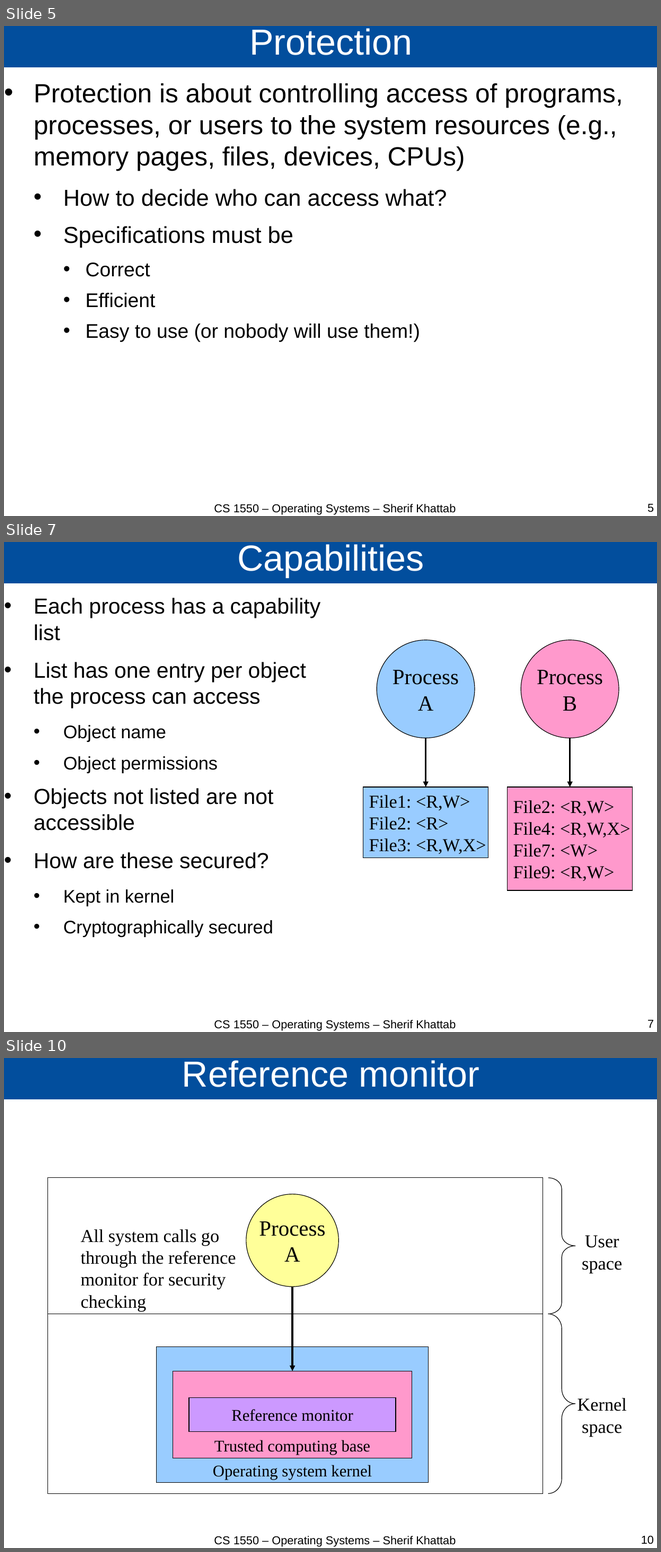
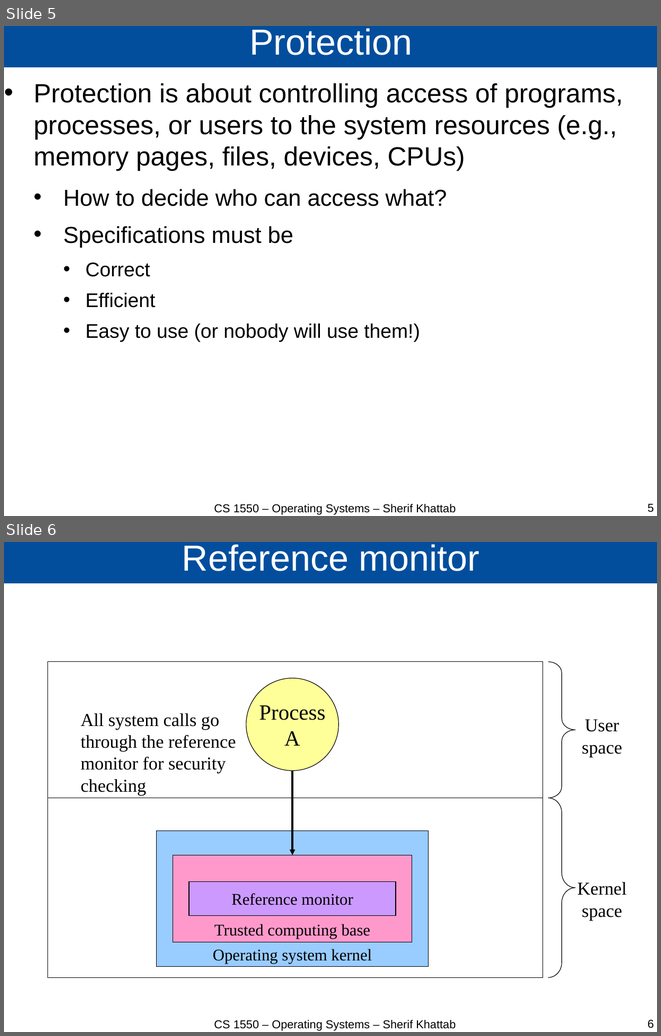
Before and after one commit to cs1550-2244/cs1550-code-handouts, a slide deck: DraftSlides/Lecture26.pptx. Shown one above the other, each under a label of ours: slides 5, 7 and 10 before the commit, slides 5 and 6 after it; the slides between them are not shown. The pictures are 661x1552 and 661x1036 pixels, drawn with LibreOffice and Linux fonts; fonts in the diff are those of the drawing. Boxes give left, top, right and bottom in pixels: in the first picture for what was removed or moved away, otherwise in the second. Text is boxed around its words. In the diff, an @@ line names an element or a change of style, - is before the commit and + after.

```diff
--- a/DraftSlides/Lecture26.pptx
+++ b/DraftSlides/Lecture26.pptx
@@ slide 7 removed at box(4, 542, 657, 1032), background #FFFFFF @@
@@ title removed at box(4, 542, 657, 583) @@
-Capabilities
@@ text removed at box(34, 598, 321, 937) @@
-• Each process has a capability list
-• List has one entry per object the process can access
-  • Object name
-  • Object permissions
-• Objects not listed are not accessible
-• How are these secured?
-  • Kept in kernel
-  • Cryptographically secured
@@ ellipse removed at box(377, 640, 475, 738) @@
-Process
-A
@@ ellipse removed at box(521, 640, 619, 738) @@
-Process
-B
@@ arrow removed from (426, 738) to (426, 787) @@
@@ arrow removed from (570, 738) to (570, 787) @@
@@ rectangle removed at box(363, 787, 488, 857) @@
-File1: <R,W>
-File2: <R>
-File3: <R,W,X>
@@ rectangle removed at box(508, 787, 633, 890) @@
-File2: <R,W>
-File4: <R,W,X>
-File7: <W>
-File9: <R,W>
@@ text removed at box(214, 1020, 456, 1031) @@
-CS 1550 – Operating Systems – Sherif Khattab
@@ page number removed at box(647, 1020, 654, 1027) @@
-7
@@ what was slide 10 is now slide 6 @@
@@ page number at box(647, 1020, 654, 1028): text changed @@
-10
+6
```
Also in this commit, not shown: 3 other slides removed, 3 other files.
